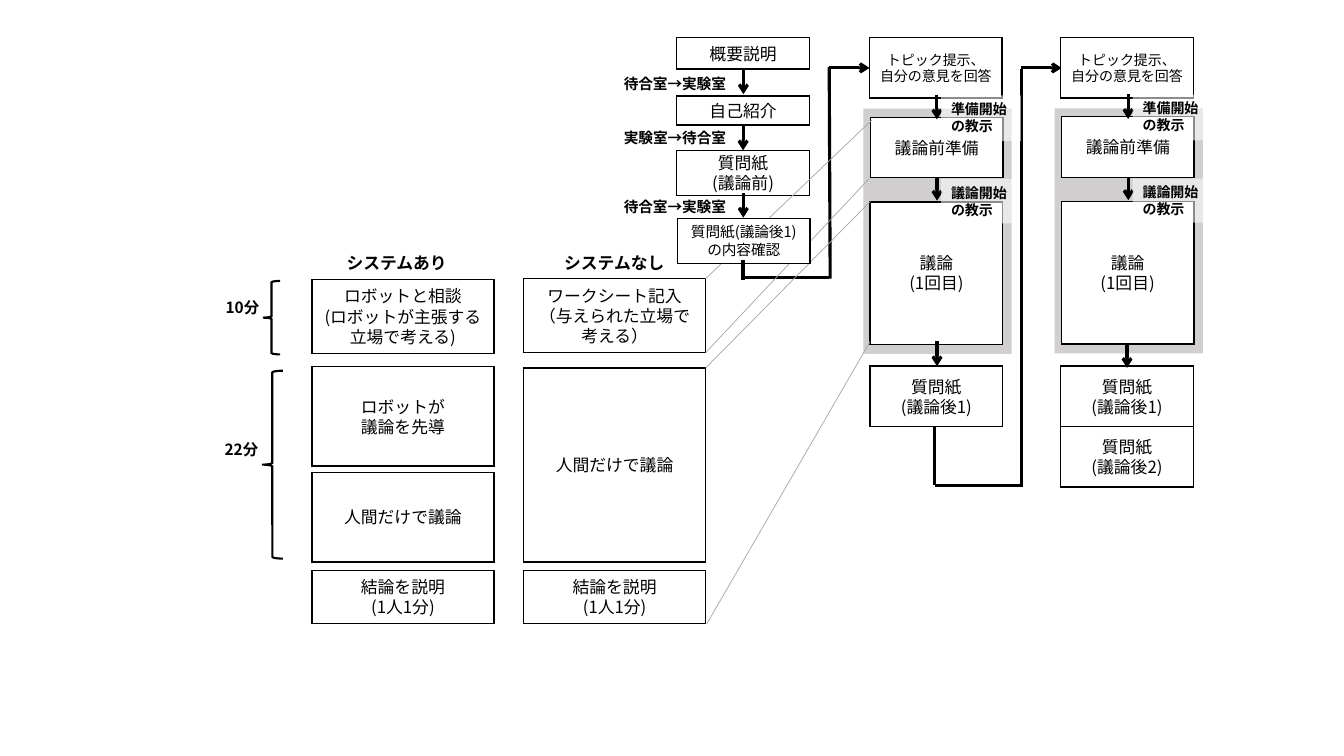
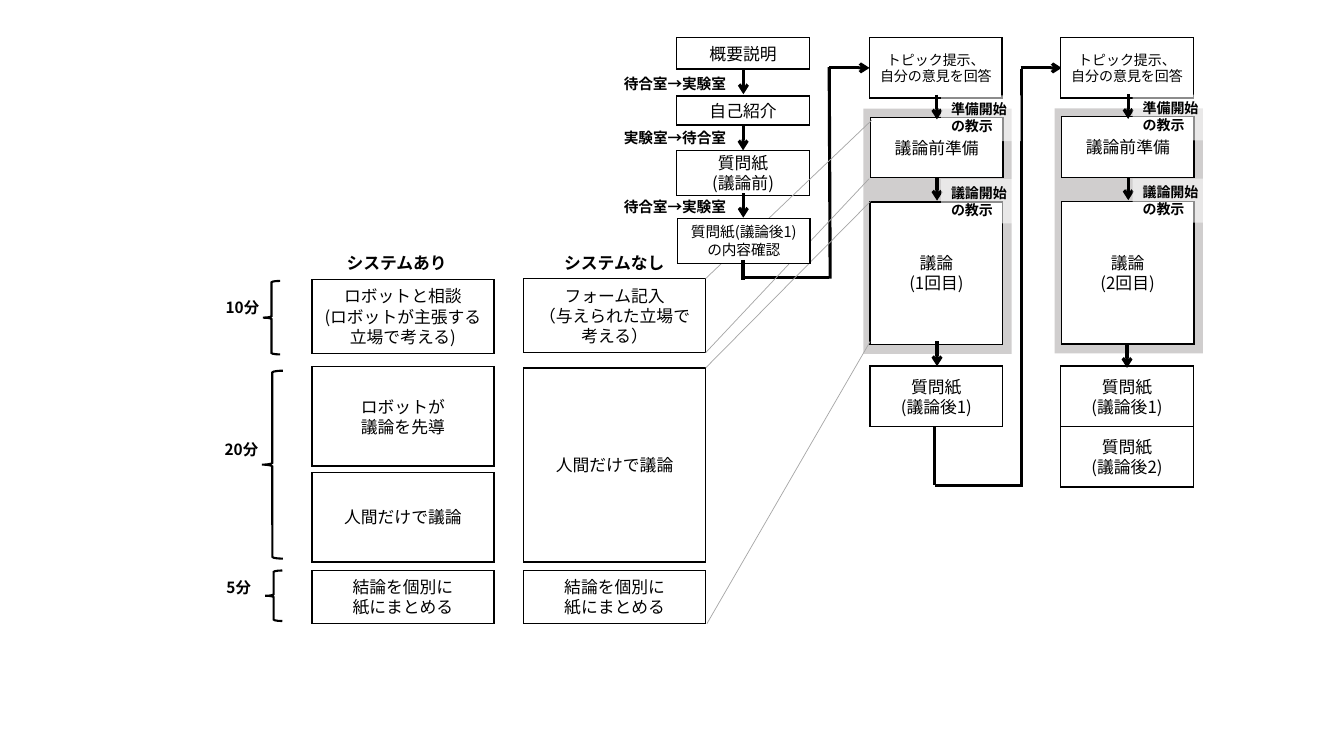
Before and after one commit to anchor200/2020_B_thesis, a slide deck: slide 1 of 図.pptx. Drawn at 1344x756 pixels with LibreOffice and Linux fonts; fonts in the diff are those of the drawing. Boxes give left, top, right and bottom in pixels: in the first picture for what was removed or moved away, otherwise in the second. Text is boxed around its words. In the diff, an @@ line names an element or a change of style, - is before the commit and + after.

```diff
--- a/図.pptx
+++ b/図.pptx
@@ text in rectangle at (565,288,665,304): text changed @@
-ワークシート記入
+フォーム記入
@@ text in rectangle at (1100,275,1154,292): text changed @@
-(1回目)
+(2回目)
@@ text at (225,442,259,457): text changed @@
-22分
+20分
@@ text added at (226,580,251,595), 11 pt, text #000000, bold @@
+5分
@@ left brace added at (265,571,282,621), outline #000000 1.5 pt @@
@@ text in rectangle at (353,579,454,615): text changed @@
-結論を説明
-(1人1分)
+結論を個別に
+紙にまとめる
@@ text in rectangle at (564,579,665,615): text changed @@
-結論を説明
-(1人1分)
+結論を個別に
+紙にまとめる
```
Also in this commit, not shown: 1 other slide changed, 4 slides added, 28 other files.
